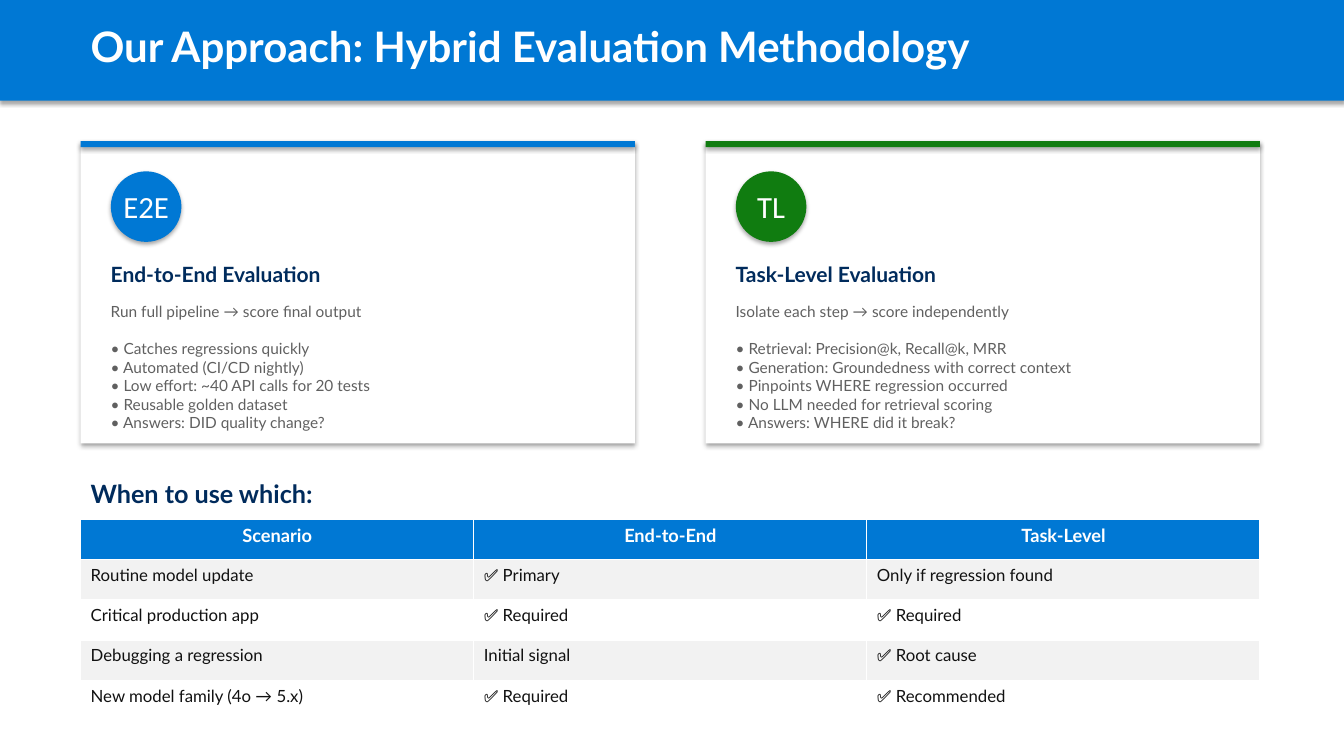
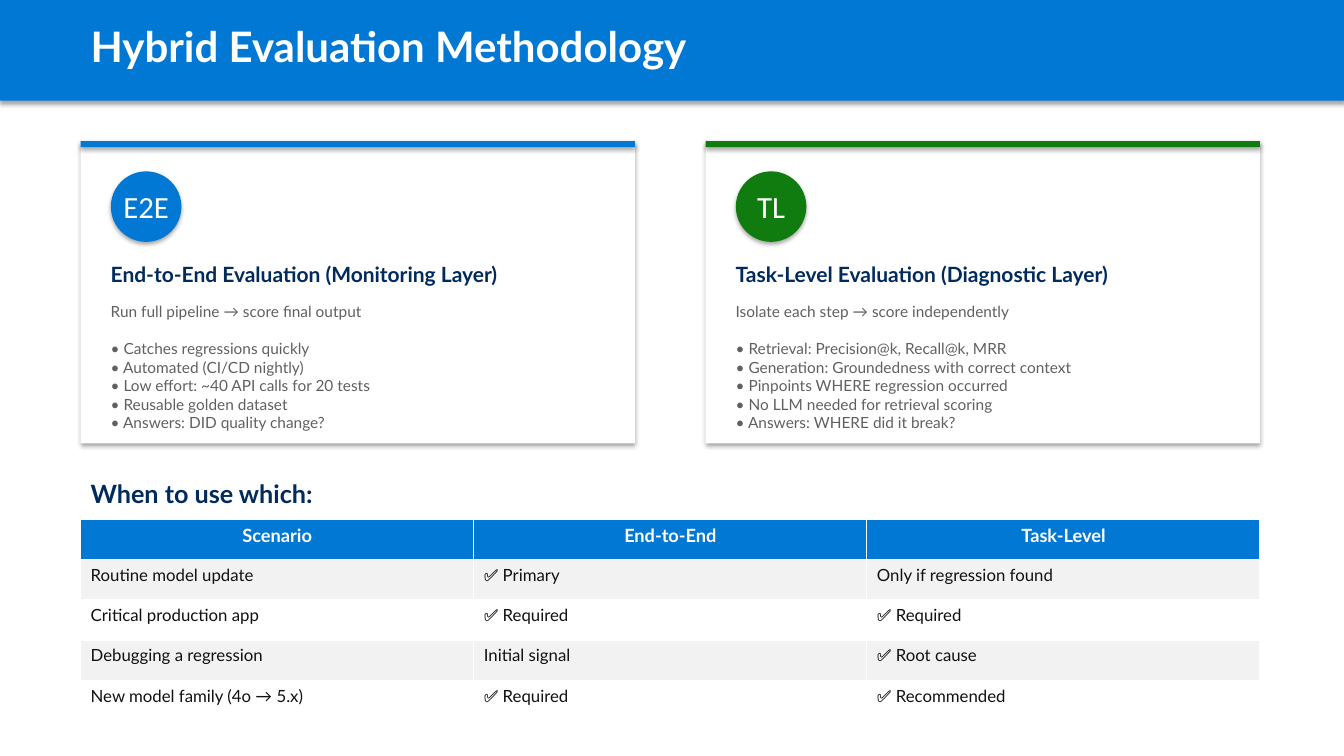
Before and after one commit to aiappsgbb/AOAI-models-migration, a slide deck: slide 5 of docs/azure-openai-model-migration-approach.pptx (slide 3 before the commit). Drawn at 1344x756 pixels with LibreOffice and Linux fonts; fonts in the diff are those of the drawing. Boxes give left, top, right and bottom in pixels: in the first picture for what was removed or moved away, otherwise in the second. Text is boxed around its words. In the diff, an @@ line names an element or a change of style, - is before the commit and + after.

```diff
--- a/docs/azure-openai-model-migration-approach.pptx
+++ b/docs/azure-openai-model-migration-approach.pptx
@@ text at box(91, 30, 686, 70): text changed @@
-Our Approach: Hybrid Evaluation Methodology
+Hybrid Evaluation Methodology
@@ text at box(111, 265, 497, 286): text changed @@
-End-to-End Evaluation
+End-to-End Evaluation (Monitoring Layer)
@@ text at box(736, 265, 1107, 286): text changed @@
-Task-Level Evaluation
+Task-Level Evaluation (Diagnostic Layer)
```
Also in this commit, not shown: 10 other slides changed, 4 slides added, 1 slide removed, 1 other file.
